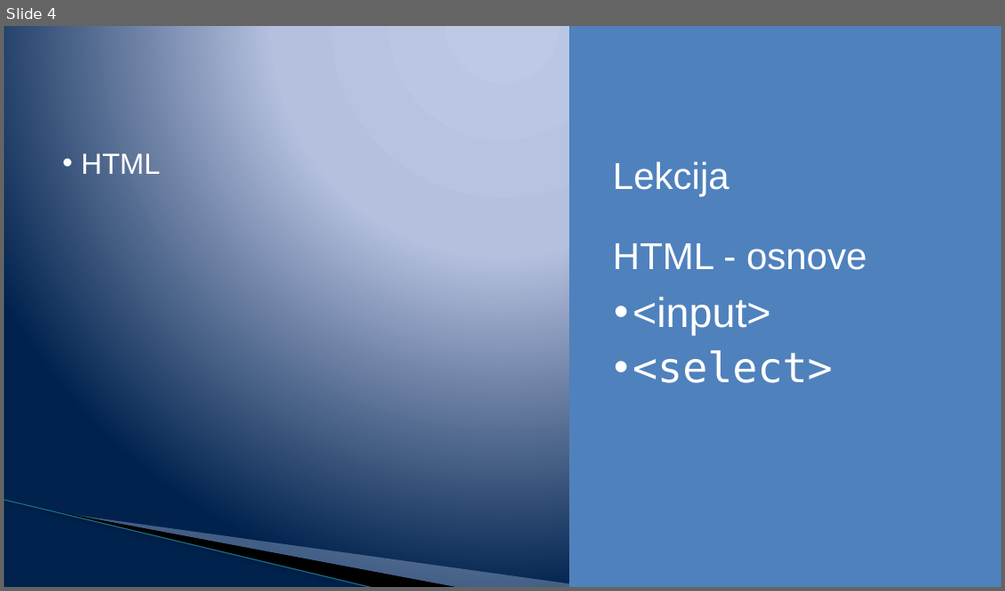
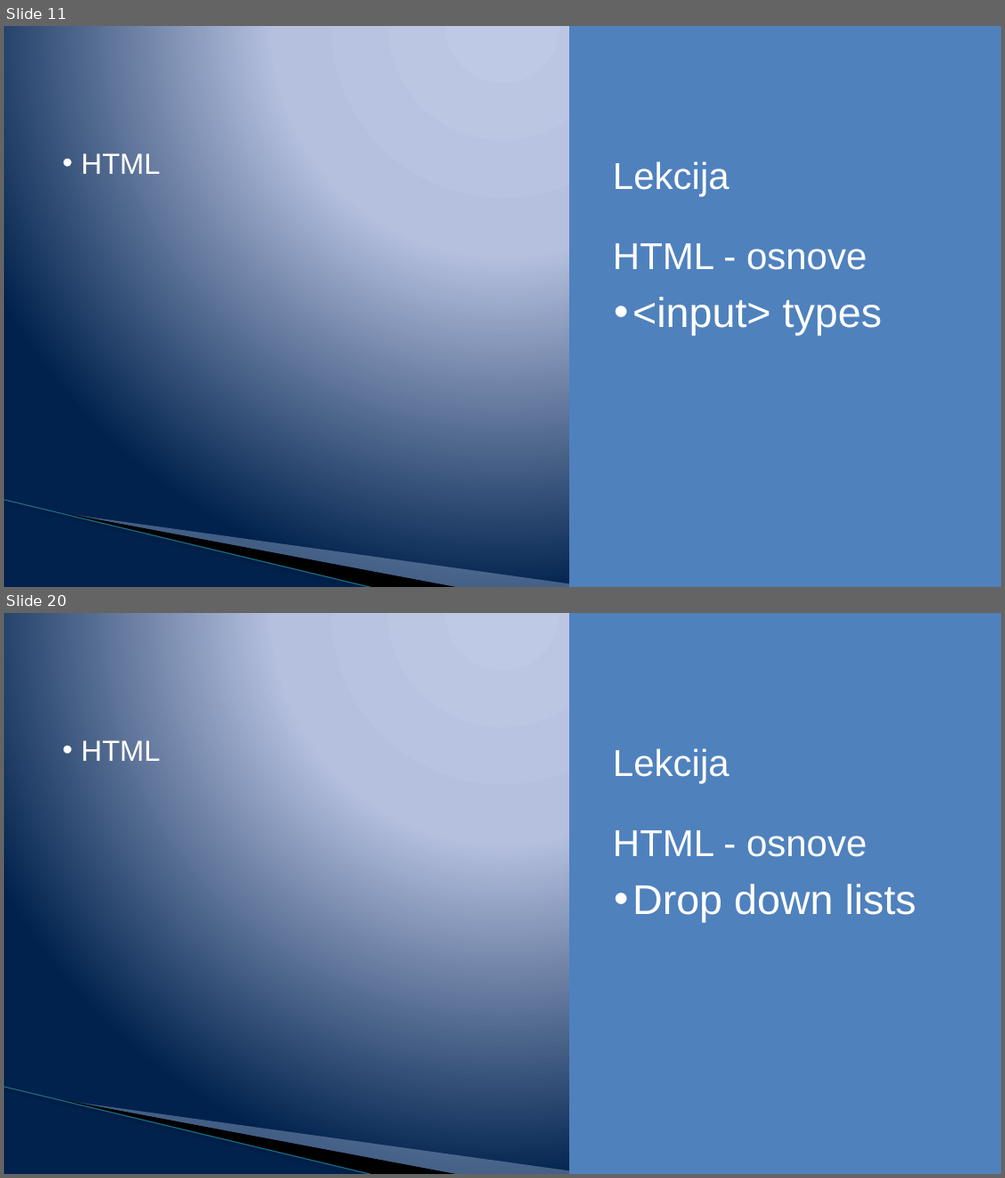
Before and after one commit to todalexcode/kurs-front-end, a slide deck: sesija-12/PPT/Front-End Developer-12.pptx. Shown one above the other, each under a label of ours: slide 4 before the commit, slides 11 and 20 after it; the slides between them are not shown. The pictures are 1005x591 and 1005x1178 pixels, drawn with LibreOffice and Linux fonts; fonts in the diff are those of the drawing; background and template pictures are left out. Boxes give left, top, right and bottom in pixels: in the first picture for what was removed or moved away, otherwise in the second. Text is boxed around its words. In the diff, an @@ line names an element or a change of style, - is before the commit and + after.

```diff
--- a/sesija-12/PPT/Front-End Developer-12.pptx
+++ b/sesija-12/PPT/Front-End Developer-12.pptx
@@ slide 20 added at box(4, 613, 1001, 1174), background gradient #BFC9E5 to #B5C0E0 to #00234D; not listed: 5 template elements that a slide beside it also shows @@
@@ text added at box(81, 740, 161, 761), 28 pt, text #FFFFFF @@
+• HTML
@@ text added at box(632, 884, 916, 922), 40 pt, text #FFFFFF @@
+• Drop down lists
@@ what was slide 4 is now slide 11 @@
@@ slide 11 changed as well @@
@@ text at box(632, 297, 882, 335): text changed; font DejaVu Sans Mono to Arial @@
-• <input>
-• <select>
+• <input> types
```
Also in this commit, not shown: 1 other slide changed, 34 other slides added, 22 other files.
